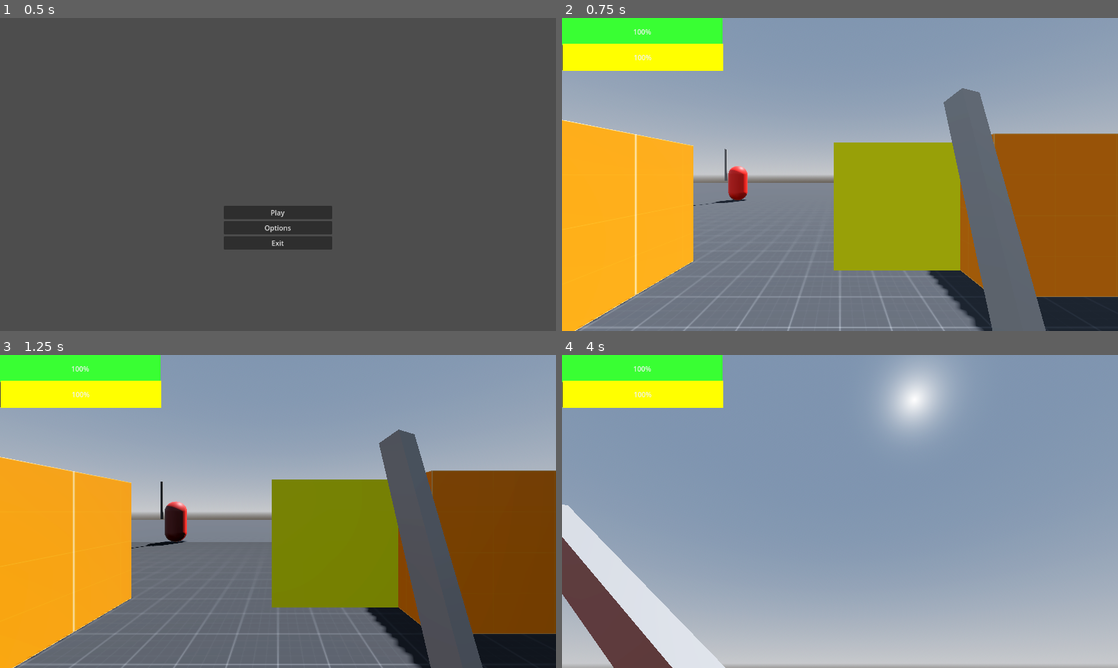
Above: before the commit, frames 1-4 (two rows, left to right).
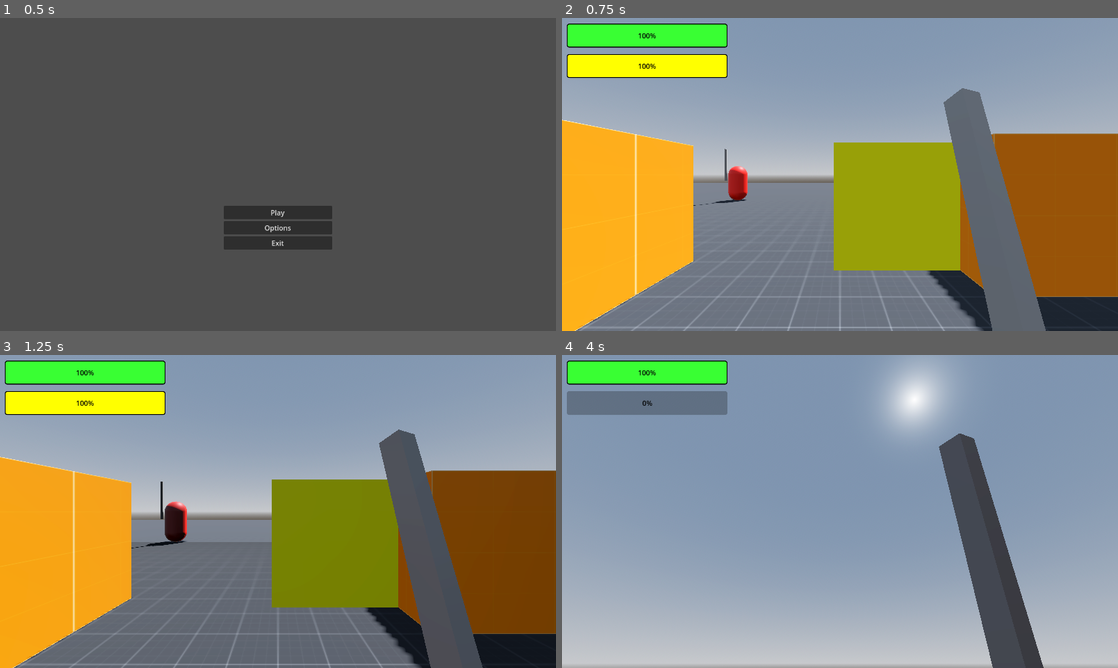
Above: after the commit, the same moments.

Repository: BlackOwlHU/ProjectParry
Game: Godot game, scene res://scenes/menu.tscn
Same seed, same stepped clock (60 frames per second), same inputs: the game is played once before the commit and once after it.
Inputs (mouse positions are in pixels of both pictures, inside the frame that each line leads up to):
- Up to frame 1 (0.5 s): no input
- Up to frame 2 (0.75 s): click "Play" at 0.5 s
- Up to frame 3 (1.25 s): no input
- Up to frame 4 (4 s): tap Enter (ui_accept) at 1.25, 1.52, 1.82, 2.27, 2.3, 2.57, 2.85, 3.77 s; move the mouse to (867, 511) at 1.27 s; hold Shift (Sprint) 1.28-2.03 s; hold W (Forward) from 1.28 s (still down); click (867, 511) at 1.35 s; move the mouse to (812, 511) at 2.02 s; tap Shift (Sprint) at 2.1, 3.8 s; move the mouse to (851, 505) at 2.77 s; click (851, 505) at 3.05 s; move the mouse to (834, 517) at 3.52 s; click (834, 517) at 3.6 s

Frame 1 is identical in both runs. In frame 2, 2.7% of the frame differs, in the area x 0-30%, y 0-20%; in frame 3, 2.7%; in frame 4, 17%, in the area x 0-87%, y 0-100%.

Commit message:
a0.11
Working stamina system with working hud.

Diff:
--- a/characters/player.gd
+++ b/characters/player.gd
@@ -4,6 +4,9 @@
 @export var SPEED = 5.0
 @export var player_health = 100
 @export var player_stamina = 100
+var ready_to_run = true
+@export var stamina_max = 100
+var stamina_current = player_stamina
 @export var JUMP_VELOCITY = 6
 @export var MOUSE_SENSITIVITY : float = 0.5
 @export var TILT_LOWER_LIMIT := deg_to_rad(-90.0)
@@ -11,6 +14,7 @@
 @export var CAMERA_CONTROLLER : Camera3D
 @onready var player_damage = 50
 @onready var timer = $Timer
+@onready var hud = $HUD
 
 @onready var anim_player = $AnimationPlayer
 @onready var weapon_hitbox = $CameraController/Camera3D/Right_Arm/Weapon/Hitbox
@@ -34,9 +38,11 @@
 		get_tree().quit()
 
 	if Input.is_action_just_pressed("Attack"):
-		if player_stamina == 0:
+		if stamina_current < 25:
 			return
-		player_stamina -= 25
+		if stamina_current >= 25:
+			stamina_current -= 25
+			timer.start()
 		anim_player.play("attack")
 		weapon_hitbox.monitoring = true
 		hitbox_collision.disabled = false
@@ -75,15 +81,25 @@
 func _ready():
 	Input.mouse_mode = Input.MOUSE_MODE_CAPTURED
 	anim_player.play("idle")
-	get_tree().call_group("hud", "stamina_update", player_stamina)
-	get_tree().call_group("hud", "health_update", player_health)
 
 func _physics_process(delta: float) -> void:
-	if player_stamina < 100:
+	hud.health_update(player_health)
+	hud.stamina_update(stamina_current)
+
+	if Input.is_action_pressed("Sprint") and stamina_current > 0 and ready_to_run:
+		stamina_current -= 1
 		timer.start()
-		if timer.is_stopped():
-			while player_stamina < 100:
-				player_stamina += 5
+		SPEED = 10
+	elif !Input.is_action_pressed("Sprint") and stamina_current < player_stamina and  timer.is_stopped():
+		stamina_current += 1
+		if stamina_current > player_stamina:
+			stamina_current = player_stamina
+		if stamina_current == player_stamina:
+			ready_to_run = true
+	elif stamina_current <= 0:
+		ready_to_run = false
+	if Input.is_action_just_released("Sprint") or stamina_current <= 0:
+		SPEED = 5
 
 	# Add the gravity.
 	if not is_on_floor():
@@ -92,7 +108,9 @@
 	_update_camera(delta)
 
 	# Handle jump.
-	if Input.is_action_just_pressed("ui_accept") and is_on_floor():
+	if Input.is_action_just_pressed("ui_accept") and is_on_floor() and stamina_current >= 10:
+		stamina_current -= 10
+		timer.start()
 		velocity.y = JUMP_VELOCITY
 
 	# Get the input direction and handle the movement/deceleration.
--- a/characters/player.tscn
+++ b/characters/player.tscn
@@ -1,6 +1,7 @@
-[gd_scene load_steps=12 format=3 uid="uid://b3dk3ja2yq7u3"]
+[gd_scene load_steps=13 format=3 uid="uid://b3dk3ja2yq7u3"]
 
 [ext_resource type="Script" path="res://characters/player.gd" id="1_ndm3o"]
+[ext_resource type="PackedScene" uid="uid://4llbeqvxmkph" path="res://scenes/hud.tscn" id="2_n6eh5"]
 
 [sub_resource type="CapsuleShape3D" id="CapsuleShape3D_lu5c3"]
 
@@ -216,6 +217,9 @@
 autoplay = "idle"
 
 [node name="Timer" type="Timer" parent="."]
-wait_time = 3.0
+wait_time = 1.5
+one_shot = true
+
+[node name="HUD" parent="." instance=ExtResource("2_n6eh5")]
 
 [connection signal="animation_finished" from="AnimationPlayer" to="." method="_on_animation_player_animation_finished"]
--- a/project.godot
+++ b/project.godot
@@ -29,6 +29,10 @@
 window/size/viewport_height=720
 window/stretch/mode="viewport"
 window/stretch/aspect="expand"
+
+[filesystem]
+
+import/blender/enabled=false
 
 [global_group]
 
--- a/scenes/hud.tscn
+++ b/scenes/hud.tscn
@@ -4,37 +4,58 @@
 
 [sub_resource type="StyleBoxFlat" id="StyleBoxFlat_eewi5"]
 bg_color = Color(0.223491, 1, 0.201558, 1)
+border_width_left = 2
+border_width_top = 2
+border_width_right = 2
+border_width_bottom = 2
+border_color = Color(0, 0, 0, 1)
+corner_radius_top_left = 5
+corner_radius_top_right = 5
+corner_radius_bottom_right = 5
+corner_radius_bottom_left = 5
 
 [sub_resource type="StyleBoxFlat" id="StyleBoxFlat_odql0"]
 bg_color = Color(1, 1, 0, 1)
+border_width_left = 2
+border_width_top = 2
+border_width_right = 2
+border_width_bottom = 2
+border_color = Color(0, 0, 0, 1)
+corner_radius_top_left = 5
+corner_radius_top_right = 5
+corner_radius_bottom_right = 5
+corner_radius_bottom_left = 5
 
 [node name="HUD" type="Control" groups=["hud"]]
 layout_mode = 3
 anchors_preset = 15
 anchor_right = 1.0
 anchor_bottom = 1.0
-offset_right = -906.0
-offset_bottom = -594.0
+offset_right = -878.0
+offset_bottom = -591.0
 grow_horizontal = 2
 grow_vertical = 2
 script = ExtResource("1_qirkp")
 
 [node name="Background" type="ColorRect" parent="."]
 layout_mode = 0
-offset_right = 370.0
-offset_bottom = 120.0
-color = Color(0.29219, 0.29219, 0.29219, 1)
+offset_left = 11.0
+offset_top = 13.0
+offset_right = 392.0
+offset_bottom = 143.0
+color = Color(1, 1, 1, 0)
 
 [node name="Health" type="ProgressBar" parent="Background"]
 layout_mode = 0
 offset_right = 370.0
-offset_bottom = 62.0
+offset_bottom = 55.0
+theme_override_colors/font_color = Color(0, 0, 0, 1)
 theme_override_styles/fill = SubResource("StyleBoxFlat_eewi5")
 
 [node name="Stamina" type="ProgressBar" parent="Background"]
 layout_mode = 0
-offset_left = 1.0
-offset_top = 59.0
-offset_right = 371.0
-offset_bottom = 121.0
+offset_top = 70.0
+offset_right = 370.0
+offset_bottom = 125.0
+theme_override_colors/font_color = Color(0, 0, 0, 1)
 theme_override_styles/fill = SubResource("StyleBoxFlat_odql0")
--- a/scenes/world.tscn
+++ b/scenes/world.tscn
@@ -6,7 +6,6 @@
 [ext_resource type="PackedScene" uid="uid://dft7wol7r165i" path="res://characters/basic_sword_enemy.tscn" id="3_bmqgp"]
 [ext_resource type="Texture2D" uid="uid://cton2ssuho5cc" path="res://addons/kenney_prototype_textures/orange/texture_02.png" id="3_e6i4e"]
 [ext_resource type="PackedScene" uid="uid://cprghsxm60aor" path="res://scenes/breakable_wall.tscn" id="4_g32xw"]
-[ext_resource type="PackedScene" uid="uid://4llbeqvxmkph" path="res://scenes/hud.tscn" id="7_m434w"]
 
 [sub_resource type="ProceduralSkyMaterial" id="ProceduralSkyMaterial_aocdx"]
 sky_horizon_color = Color(0.64625, 0.65575, 0.67075, 1)
@@ -106,5 +105,3 @@
 
 [node name="Breakable_Wall" parent="NavigationRegion3D/Enviroment" instance=ExtResource("4_g32xw")]
 transform = Transform3D(1, 0, 0, 0, 1, 0, 0, 0, 1, 0.900523, 0, -3.18971)
-
-[node name="HUD" parent="." instance=ExtResource("7_m434w")]
--- a/scripts/hud.gd
+++ b/scripts/hud.gd
@@ -7,8 +7,8 @@
 	health_ui = $Background/Health
 	stamina_ui = $Background/Stamina
 
-func health_update(current_health):
-	health_ui.min_value = current_health
+func health_update(current_health : int):
+	health_ui.value = current_health
 
-func stamina_update(current_stamina):
-	stamina_ui.min_value = current_stamina
+func stamina_update(current_stamina : int):
+	stamina_ui.value = current_stamina
Not shown: 1 places in scenes/world.tscn that only renumber resources
